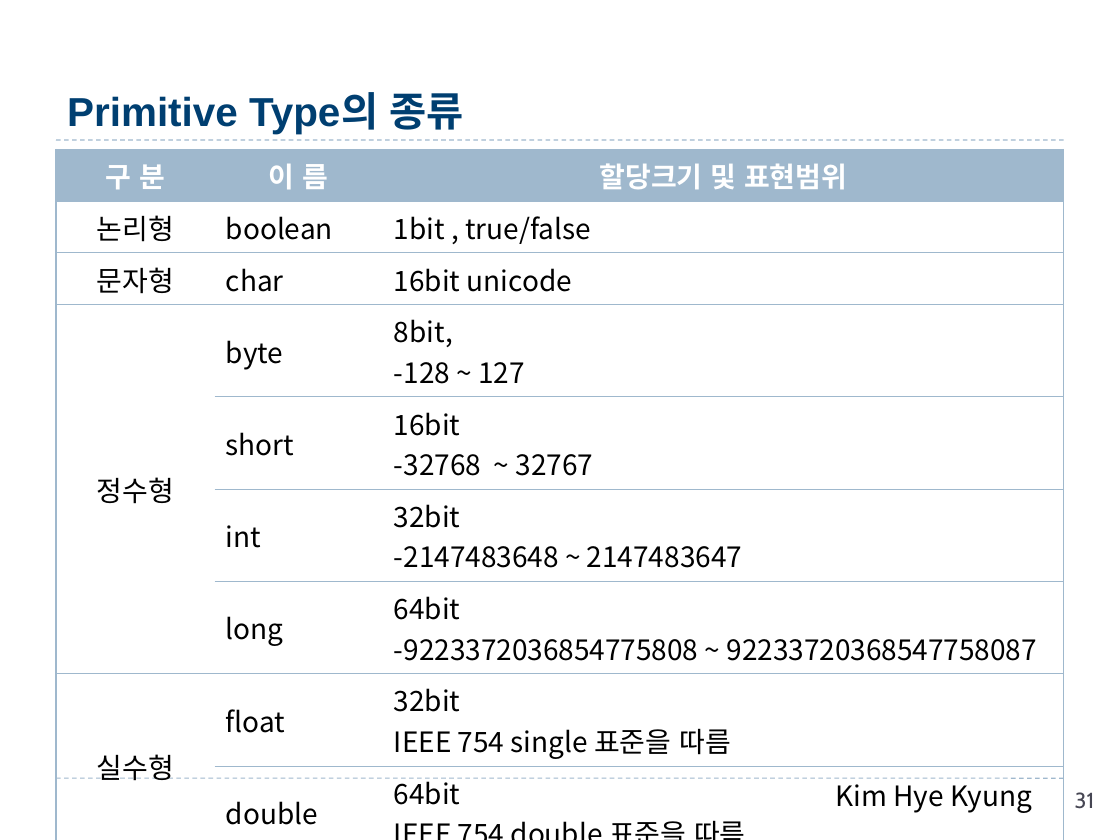
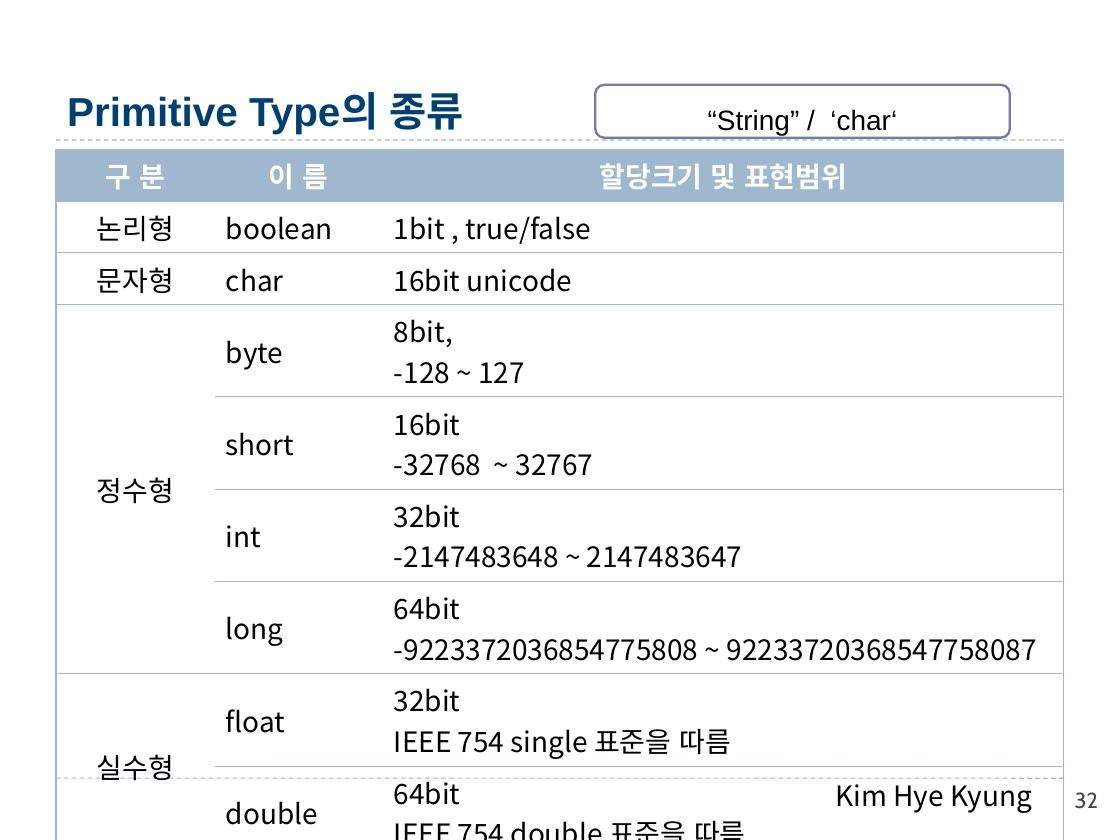
Before and after one commit to hwanginbeom/bigData, a slide deck: slide 32 of 1.Java_김혜경.pptx (slide 31 before the commit). Drawn at 1120x840 pixels with LibreOffice and Linux fonts; fonts in the diff are those of the drawing. Boxes give left, top, right and bottom in pixels: in the first picture for what was removed or moved away, otherwise in the second. Text is boxed around its words. In the diff, an @@ line names an element or a change of style, - is before the commit and + after.

```diff
--- a/1.Java_김혜경.pptx
+++ b/1.Java_김혜경.pptx
@@ rounded rectangle added at (x1=595, y1=85, x2=1009, y2=138), fill #FFFFFF, outline #727CA3 1.5 pt, 18 pt, text #000000 @@
+“String” / ‘char‘
@@ page number at (x1=1075, y1=792, x2=1098, y2=809): text changed @@
-31
+32
```
Also in this commit, not shown: 14 other slides changed, 1 slide added.
